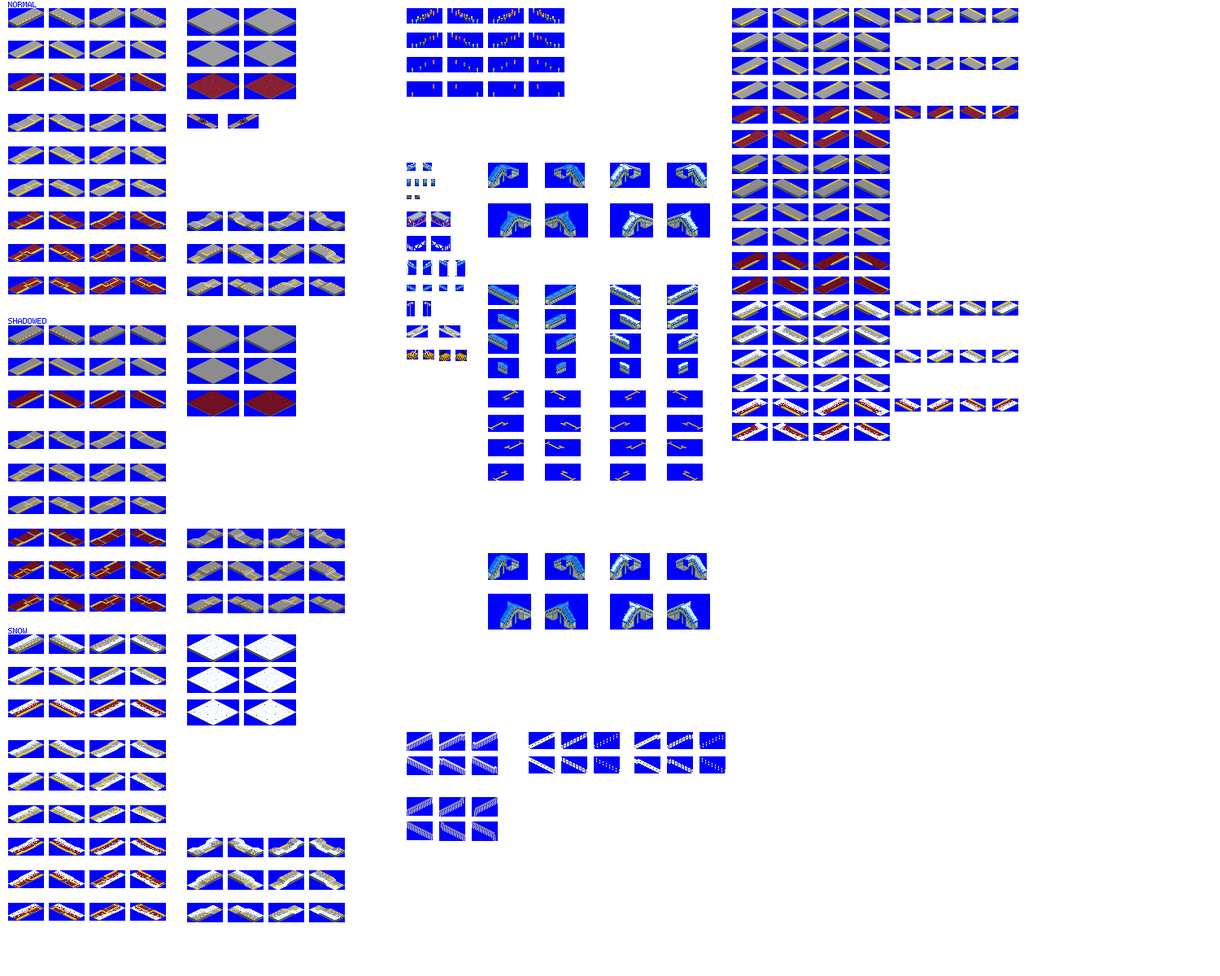
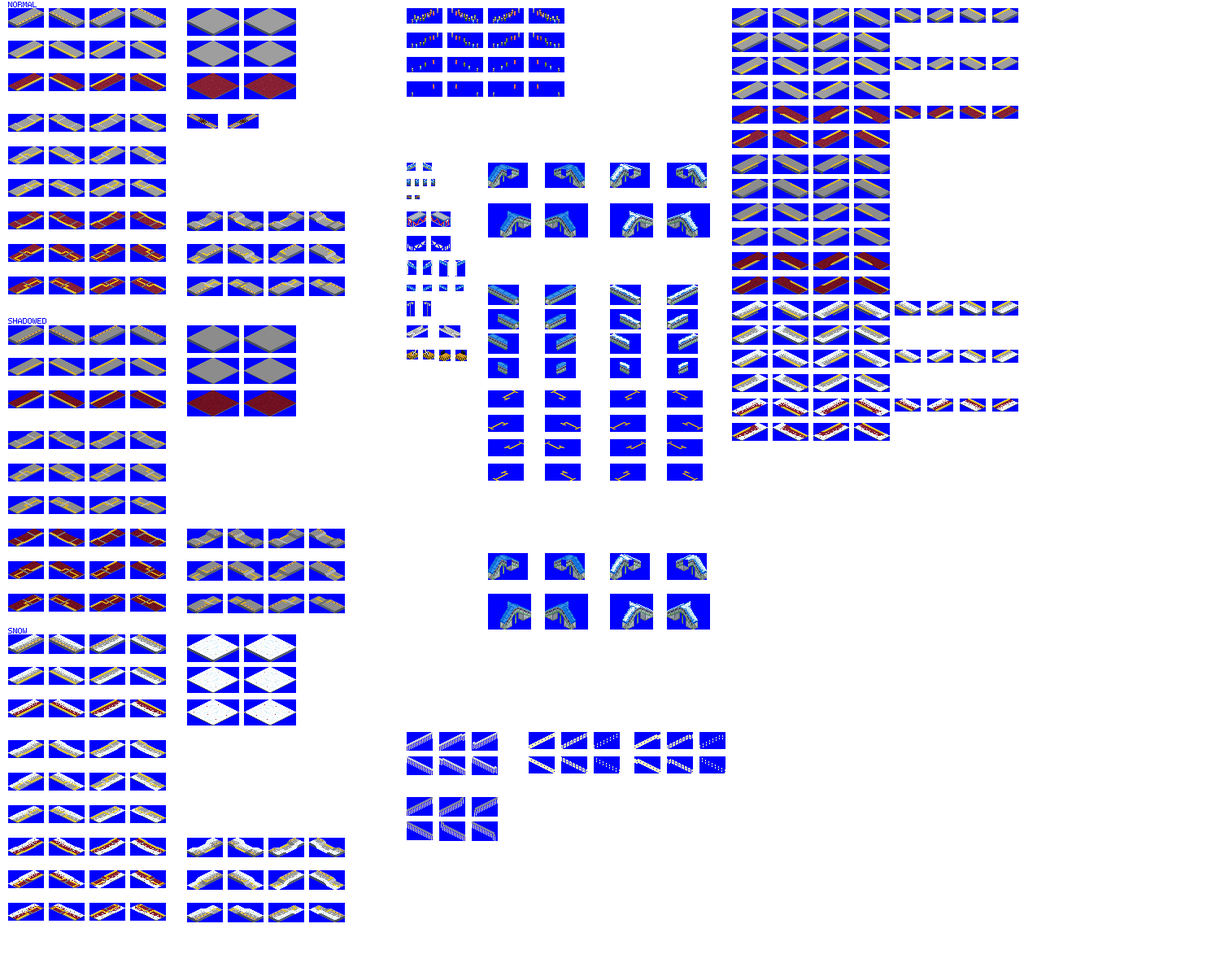
Before/after of a 1220px x 976px layered artwork. What changed in the layer stack:
painted on "platforms" over [411, 14, 560, 97]
